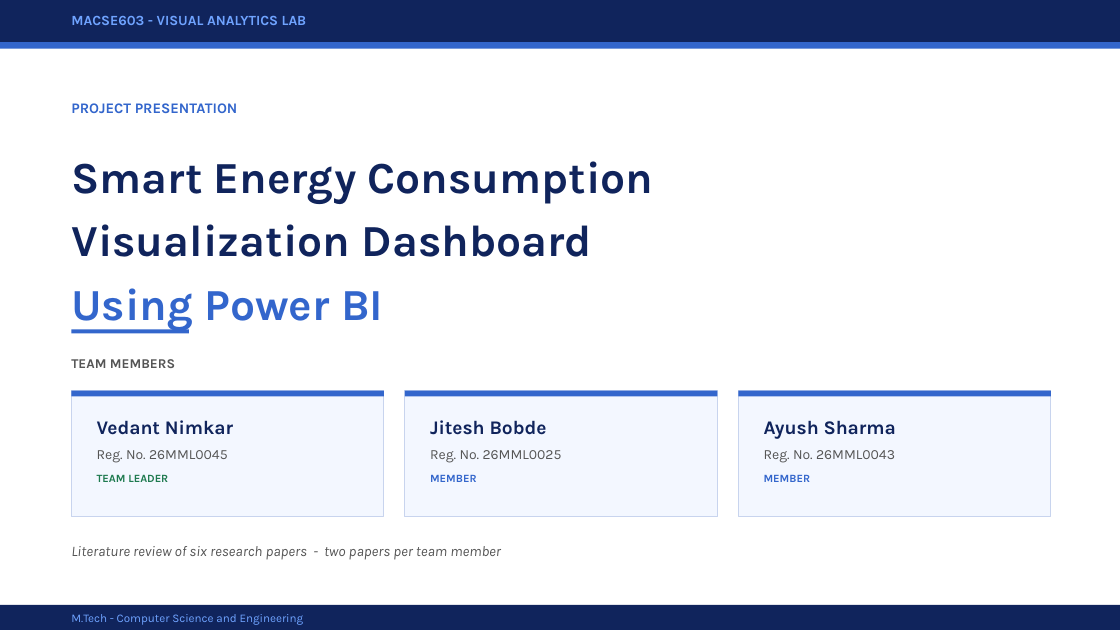
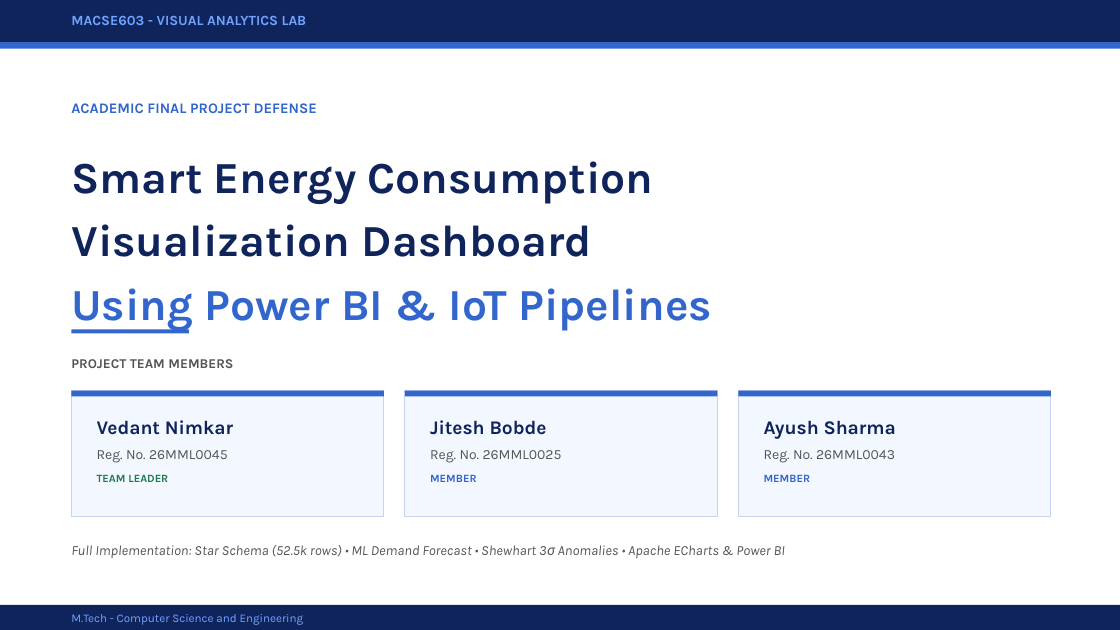
Before and after one commit to adminsharpcode/visual-analytics-lab, a slide deck: slide 1 of Team_VisualAnalytics_SmartEnergy_PowerBI_v2.pptx. Drawn at 1120x630 pixels with LibreOffice and Linux fonts; fonts in the diff are those of the drawing. Boxes give left, top, right and bottom in pixels: in the first picture for what was removed or moved away, otherwise in the second. Text is boxed around its words. In the diff, an @@ line names an element or a change of style, - is before the commit and + after.

Commit message:
feat: complete Smart Energy Visual Analytics Platform (Pipelines, Star Schema, ECharts HUD, Vercel Deploy)

```diff
--- a/Team_VisualAnalytics_SmartEnergy_PowerBI_v2.pptx
+++ b/Team_VisualAnalytics_SmartEnergy_PowerBI_v2.pptx
@@ text at (x1=71, y1=103, x2=317, y2=113): text changed @@
-PROJECT PRESENTATION
+ACADEMIC FINAL PROJECT DEFENSE
@@ text at (x1=71, y1=288, x2=712, y2=332): text changed @@
-Using Power BI
+Using Power BI & IoT Pipelines
@@ text at (x1=71, y1=359, x2=233, y2=368): text changed @@
-TEAM MEMBERS
+PROJECT TEAM MEMBERS
@@ text at (x1=71, y1=545, x2=785, y2=558): text changed; size 12.5 to 12 pt @@
-Literature review of six research papers - two papers per team member
+Full Implementation: Star Schema (52.5k rows) • ML Demand Forecast • Shewhart 3σ Anomalies • Apache ECharts & Power BI
```
Also in this commit, not shown: 1 other slide changed, 14 slides added, 11 slides removed, 58 other files.
